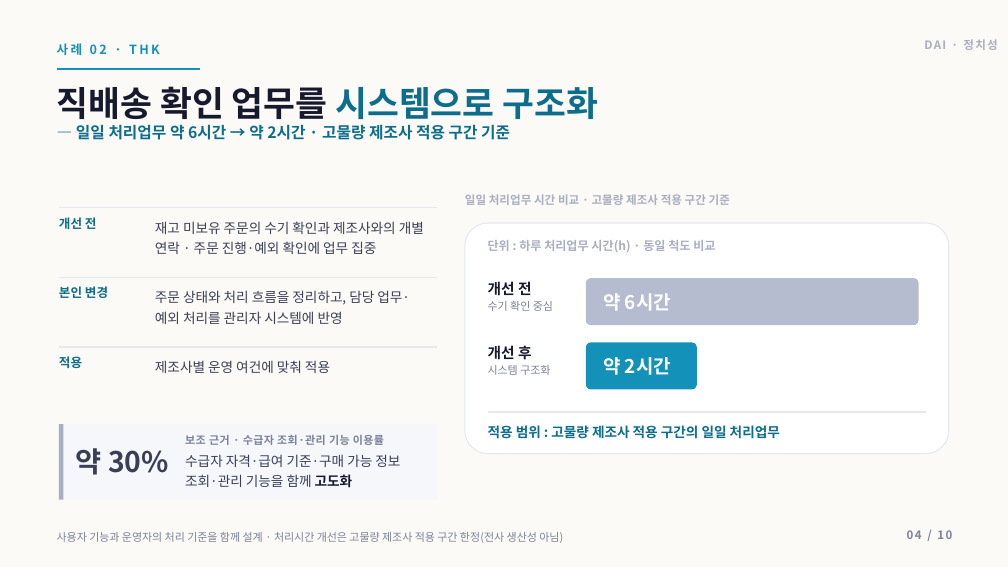
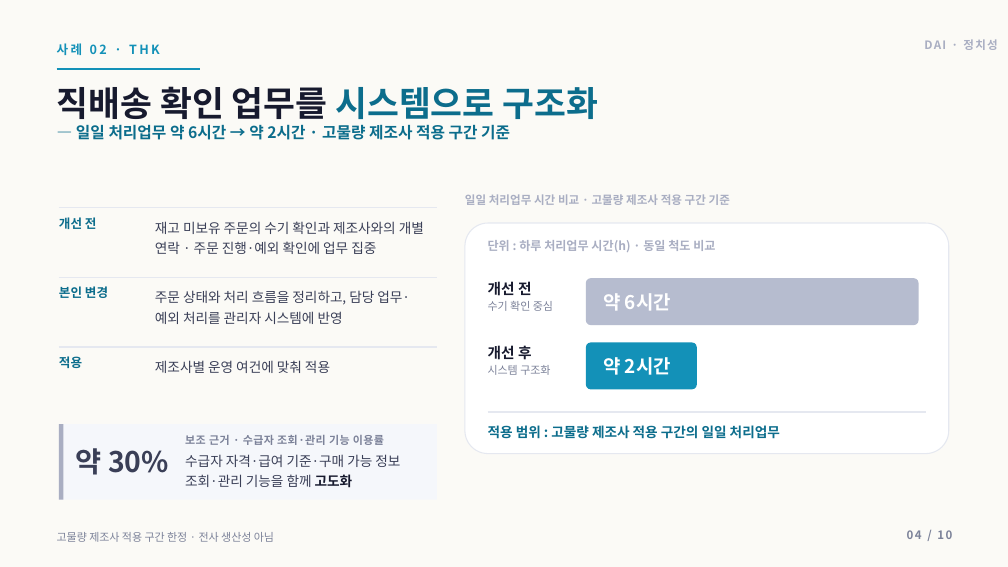
Before and after one commit to insightjung27/dai-healthcare-pt-deck-2, a slide deck: slide 4 of 정치성_DAI_AI헬스케어플랫폼팀장_면접PT.pptx. Drawn at 1008x567 pixels with LibreOffice and Linux fonts; fonts in the diff are those of the drawing. Boxes give left, top, right and bottom in pixels: in the first picture for what was removed or moved away, otherwise in the second. Text is boxed around its words. In the diff, an @@ line names an element or a change of style, - is before the commit and + after.

```diff
--- a/정치성_DAI_AI헬스케어플랫폼팀장_면접PT.pptx
+++ b/정치성_DAI_AI헬스케어플랫폼팀장_면접PT.pptx
@@ text at bbox=[57, 532, 274, 542]: text changed @@
-사용자 기능과 운영자의 처리 기준을 함께 설계 · 처리시간 개선은 고물량 제조사 적용 구간 한정(전사 생산성 아님)
+고물량 제조사 적용 구간 한정 · 전사 생산성 아님
```
Also in this commit, not shown: 7 other slides changed, 3 other files.
